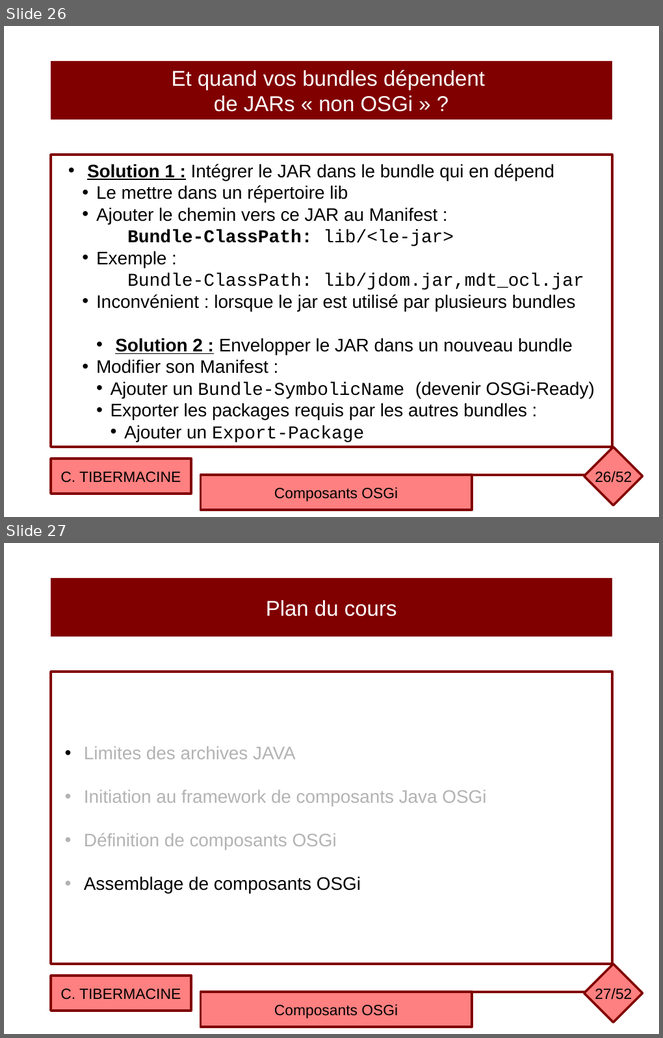
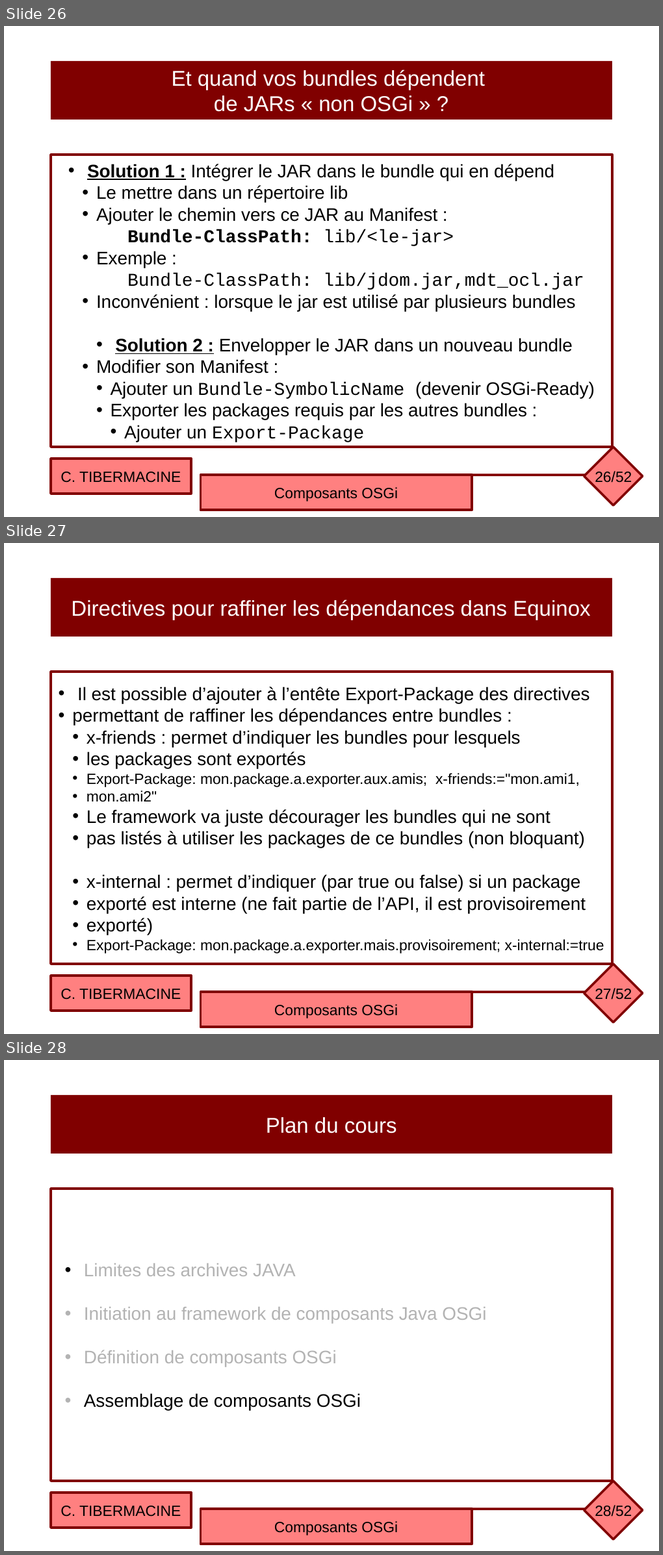
Before and after one commit to ctiber/composants, a slide deck: cours/cours3.odp. Shown one above the other, each under a label of ours: slides 26 and 27 before the commit, slides 26, 27 and 28 after it. The pictures are 663x1038 and 663x1555 pixels, drawn with LibreOffice and Linux fonts; fonts in the diff are those of the drawing. Boxes give left, top, right and bottom in pixels: in the first picture for what was removed or moved away, otherwise in the second. Text is boxed around its words. In the diff, an @@ line names an element or a change of style, - is before the commit and + after.

Commit message:
Mise à jour du cours OSGi

```diff
--- a/cours/cours3.odp
+++ b/cours/cours3.odp
@@ slide 27 added at (4, 543, 659, 1034), background #FFFFFF @@
@@ rectangle added at (51, 578, 613, 637), fill #800000, 26 pt, text #FFFFFF @@
+Directives pour raffiner les dépendances dans Equinox
@@ rectangle added at (51, 672, 613, 965), fill #FFFFFF, outline #800000 2.83 pt, 22 pt, text #000000 @@
+• Il est possible d’ajouter à l’entête Export-Package des directives
+• permettant de raffiner les dépendances entre bundles :
+  • x-friends : permet d’indiquer les bundles pour lesquels
+  • les packages sont exportés
+  • Export-Package: mon.package.a.exporter.aux.amis; x-friends:="mon.ami1,
+  • mon.ami2"
+  • Le framework va juste décourager les bundles qui ne sont
+  • pas listés à utiliser les packages de ce bundles (non bloquant)
+  • x-internal : permet d’indiquer (par true ou false) si un package
+  • exporté est interne (ne fait partie de l’API, il est provisoirement
+  • exporté)
+  • Export-Package: mon.package.a.exporter.mais.provisoirement; x-internal:=true
@@ diamond added at (584, 965, 642, 1023), fill #FF8080, outline #800000 2.83 pt @@
@@ rectangle added at (51, 976, 191, 1011), fill #FF8080, outline #800000 2.83 pt, 18 pt, text #000000 @@
+C. TIBERMACINE
@@ page number added at (595, 988, 632, 1000), 18 pt, text #000000 @@
+27/52
@@ rectangle added at (201, 993, 473, 1027), fill #FF8080, outline #800000 2.83 pt, 18 pt, text #000000 @@
+Composants OSGi
@@ line added from (589, 993) to (437, 993), #800000 2.83 pt @@
@@ what was slide 27 is now slide 28 @@
@@ page number at (595, 1505, 632, 1520): text changed @@
-27/52
+28/52
```
Also in this commit, not shown: 1 slide removed, 1 other file.
